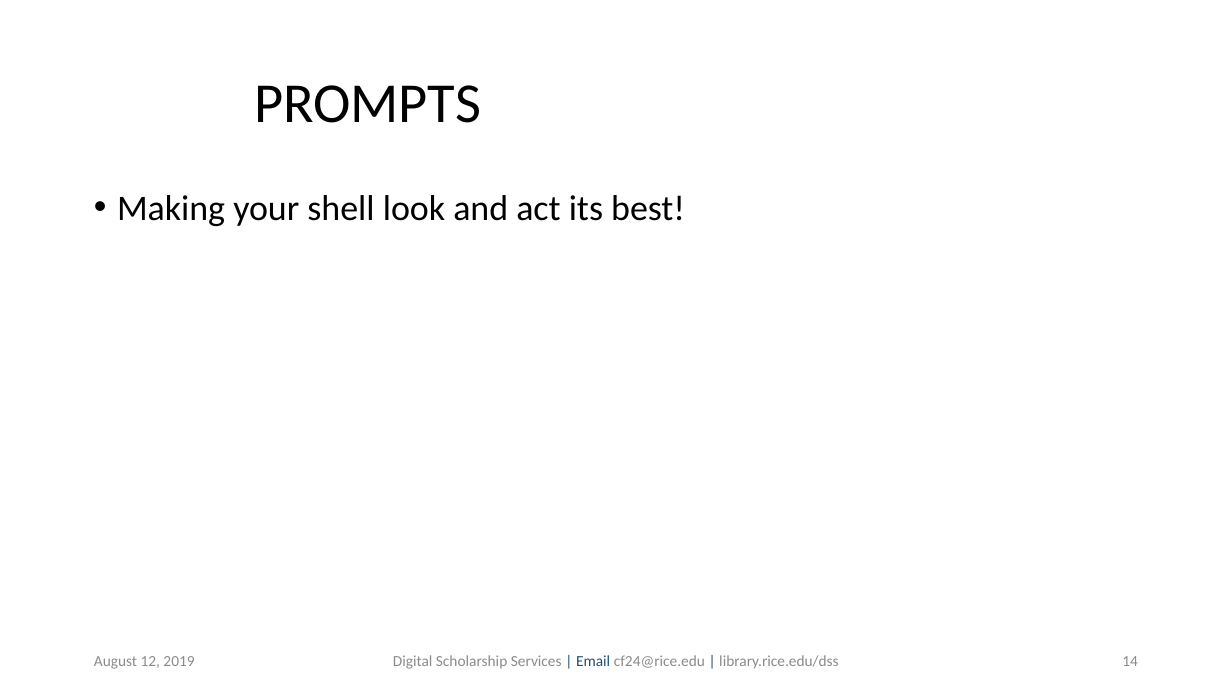
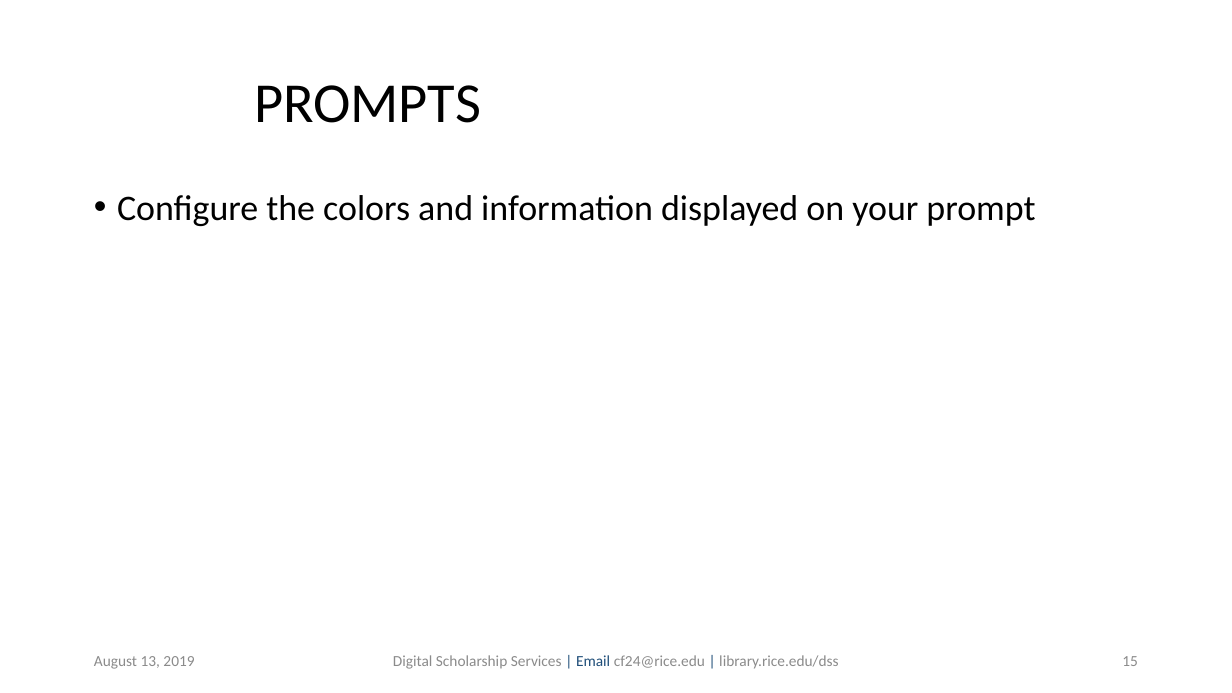
Before and after one commit to bakitybacon/rice-data-and-donuts, a slide deck: slide 15 of bash/Introduction to Bash.pptx (slide 14 before the commit). Drawn at 1232x693 pixels with LibreOffice and Linux fonts; fonts in the diff are those of the drawing; background and template pictures are left out. Boxes give left, top, right and bottom in pixels: in the first picture for what was removed or moved away, otherwise in the second. Text is boxed around its words. In the diff, an @@ line names an element or a change of style, - is before the commit and + after.

```diff
--- a/bash/Introduction to Bash.pptx
+++ b/bash/Introduction to Bash.pptx
@@ text at (117, 195, 1035, 226): text changed @@
-• Making your shell look and act its best!
+• Configure the colors and information displayed on your prompt
@@ text at (94, 656, 194, 669): text changed @@
-August 12, 2019
+August 13, 2019
@@ page number at (1122, 656, 1138, 666): text changed @@
-14
+15
```
Also in this commit, not shown: 13 other slides changed, 15 slides added.
